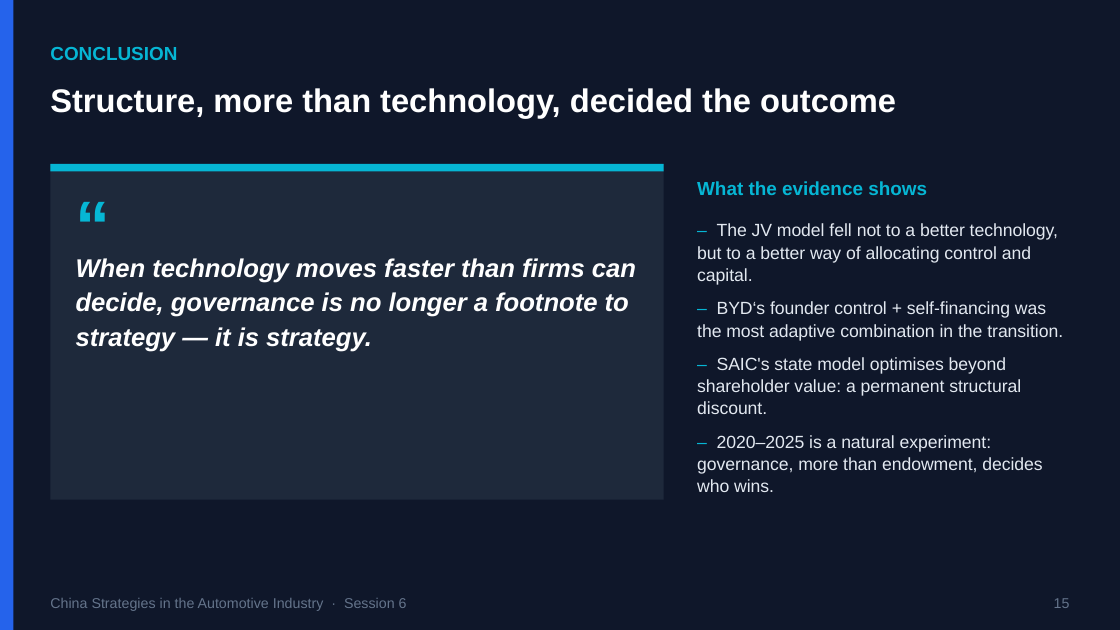
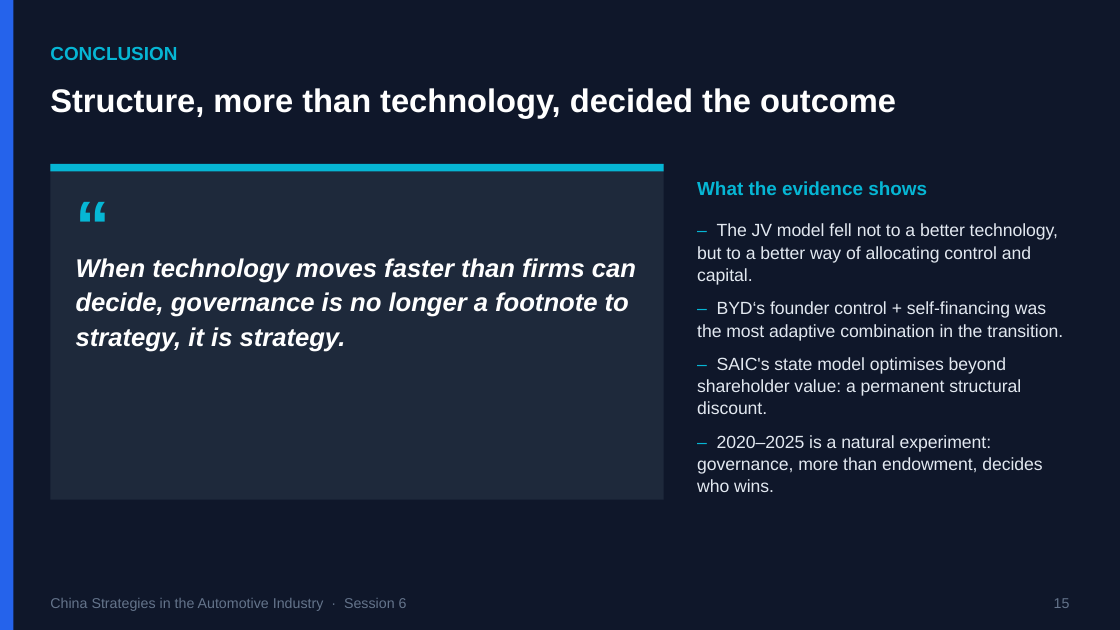
Before and after one commit to mickeymousehacker/CHINA-seminar-paper, a slide deck: slide 15 of research/presentation/China-Strategies-Presentation-FINAL.pptx. Drawn at 1120x630 pixels with LibreOffice and Linux fonts; fonts in the diff are those of the drawing. Boxes give left, top, right and bottom in pixels: in the first picture for what was removed or moved away, otherwise in the second. Text is boxed around its words. In the diff, an @@ line names an element or a change of style, - is before the commit and + after.

Commit message:
add presentation speech script + cue cards, refine debate argument, sync final deck
- add research/wiki/saic-motor/Doc/praesentation-sprechtext-julia.md(.docx):
  slide-by-slide English delivery script + German/English cue cards for
  Julia's portion of the team presentation (slides 6-16), timed and
  rebalanced across shared vs. solo slides to hit the ~13 min/person target
- replace ZF Friedrichshafen example in the debate CON speech with a
  standalone-value framing and reframe the Opel/PSA argument as a
  fire-sale discount (Shleifer & Vishny 1992; Andrade et al. 2001),
  moving the "alternatives exist" argument to the DaimlerChrysler teammate
- add Aylin's BMW-Rover opposition brief for cross-referencing team arguments
- sync final presentation deck with manual edits

```diff
--- a/research/presentation/China-Strategies-Presentation-FINAL.pptx
+++ b/research/presentation/China-Strategies-Presentation-FINAL.pptx
@@ text at bbox=[76, 258, 636, 352]: text changed @@
-When technology moves faster than firms can decide, governance is no longer a footnote to strategy — it is strategy.
+When technology moves faster than firms can decide, governance is no longer a footnote to strategy, it is strategy.
```
Also in this commit, not shown: 10 other slides changed, 8 other files.
